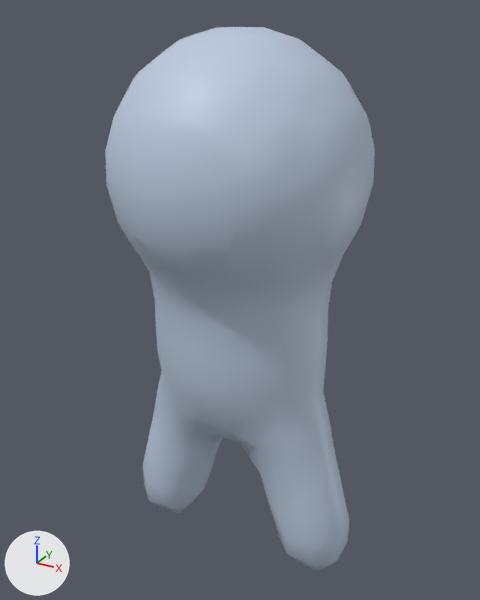
What one commit did to the Blender file game/meshes/player.blend.
One viewpoint serves both versions: a 50 mm camera at (2.95, -5.33, 3.41) aimed at (-0.02, 0.07, 0.71). The lights are fixed; the arrows at lower left show +X, +Y and +Z.

The first picture shows 'Mball.004'.
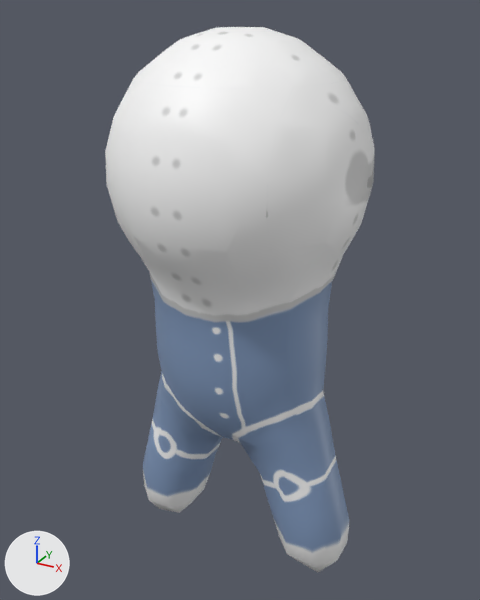
Edits to the bpy script that builds the scene:
```text
Add img_material_001_base_color:
    img_material_001_base_color = load_image('Material.001 Base Color', '_unpacked/Material.001_Base_Color', 2048, 2048, 'sRGB')
Change mat_materialplayer_001:
    remove mat_materialplayer_001.base_color = (0.515, 0.608, 0.751)  # light grey #becde1
    add mat_materialplayer_001.texture = img_material_001_base_color
```

Where the change shows, as pixel boxes (x1, y1, x2, y2) in the pictures (480 x 600 px):
'Mball.004', surface changed: (105, 27, 375, 572) in both
